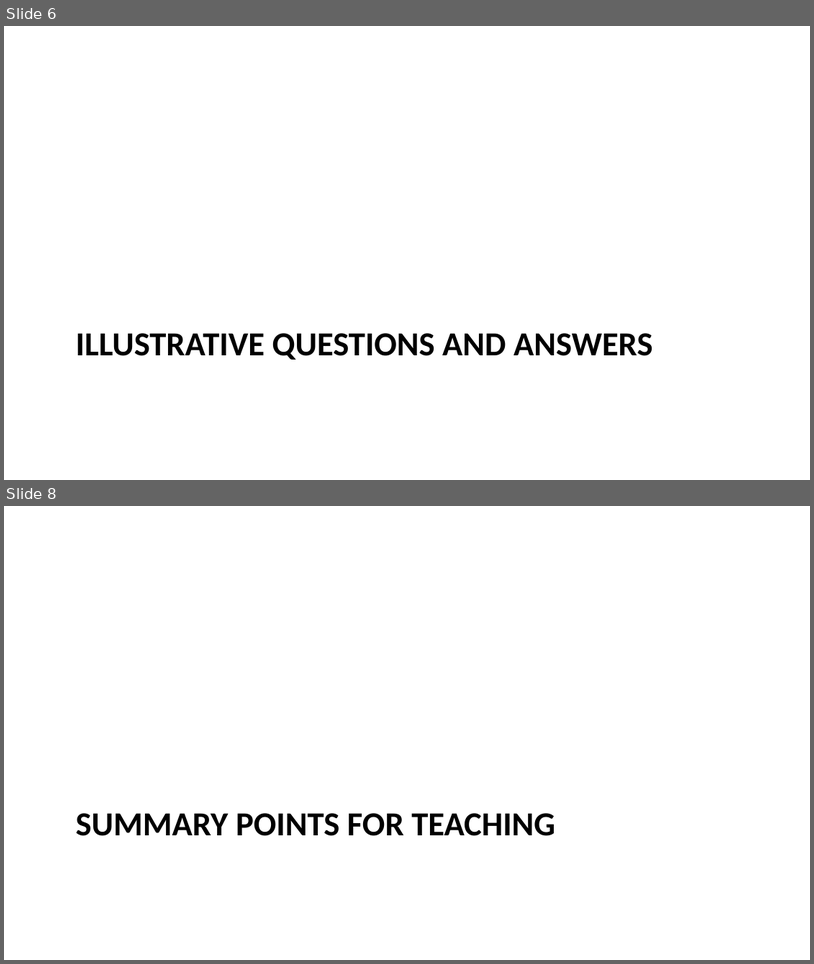
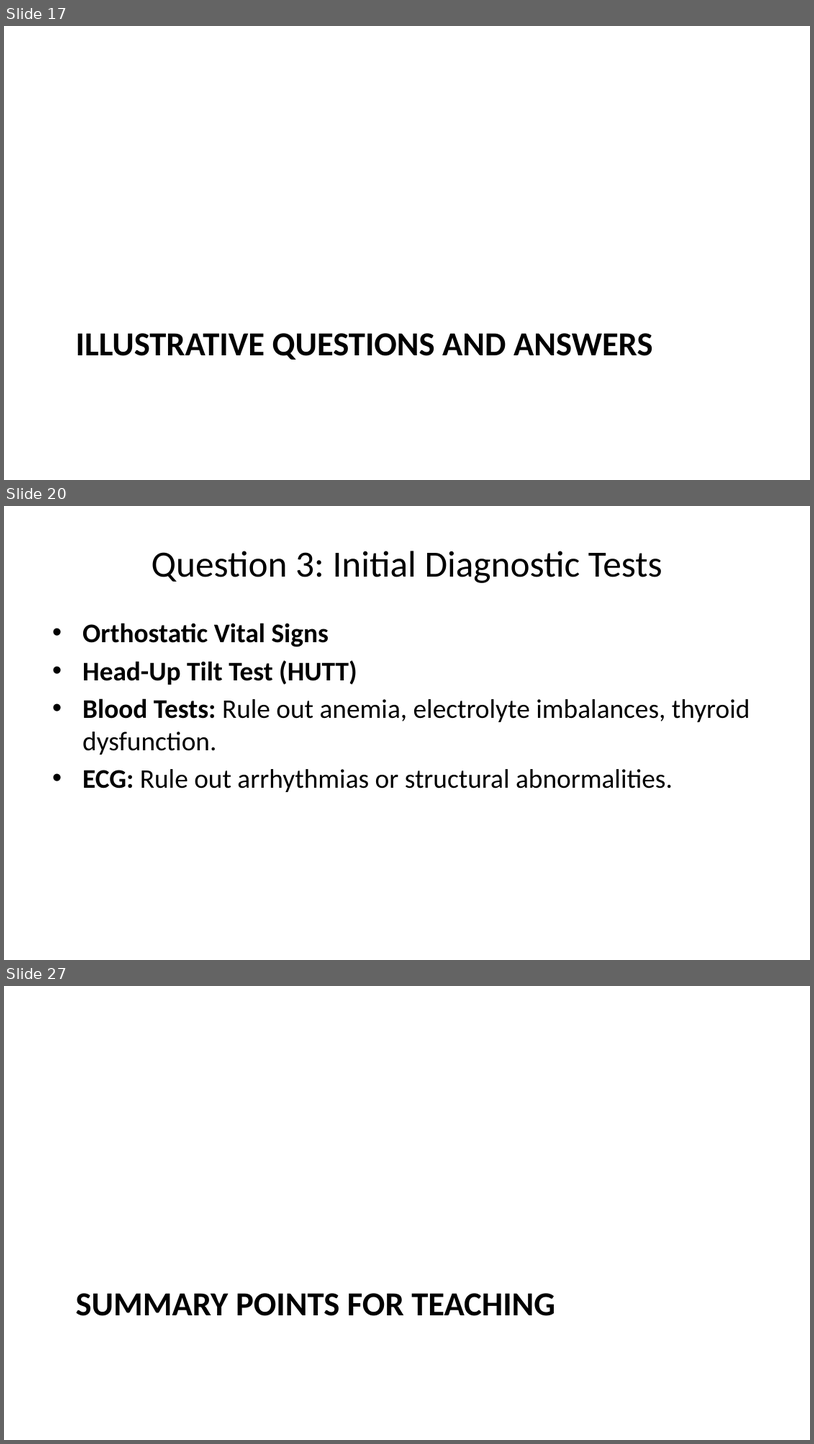
Before and after one commit to lricher7329/lricher7329.github.io, a slide deck: docs/cases/pots.pptx. Shown one above the other, each under a label of ours: slides 6 and 8 before the commit, slides 17, 20 and 27 after it; the slides between them are not shown. The pictures are 814x964 and 814x1444 pixels, drawn with LibreOffice and Linux fonts; fonts in the diff are those of the drawing. Boxes give left, top, right and bottom in pixels: in the first picture for what was removed or moved away, otherwise in the second. Text is boxed around its words. In the diff, an @@ line names an element or a change of style, - is before the commit and + after.

```diff
--- a/docs/cases/pots.pptx
+++ b/docs/cases/pots.pptx
@@ slide 20 added at (4,506,810,960), background #FFFFFF @@
@@ title added at (152,551,663,583), 33 pt, text #000000 @@
+Question 3: Initial Diagnostic Tests
@@ text added at (82,623,751,792), 24 pt, text #000000 @@
+• Orthostatic Vital Signs
+• Head-Up Tilt Test (HUTT)
+• Blood Tests: Rule out anemia, electrolyte imbalances, thyroid dysfunction.
+• ECG: Rule out arrhythmias or structural abnormalities.
@@ what was slide 6 is now slide 17 @@
@@ what was slide 8 is now slide 27 @@
```
Also in this commit, not shown: 4 slides changed, 18 other slides added, 10 other files.
